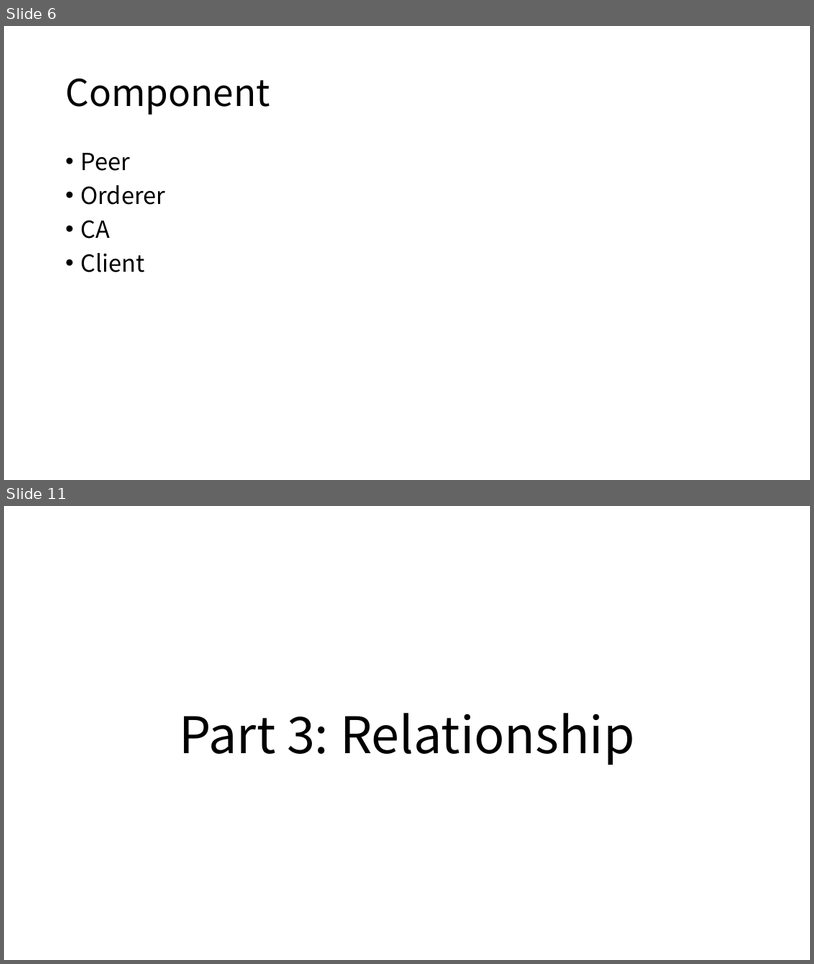
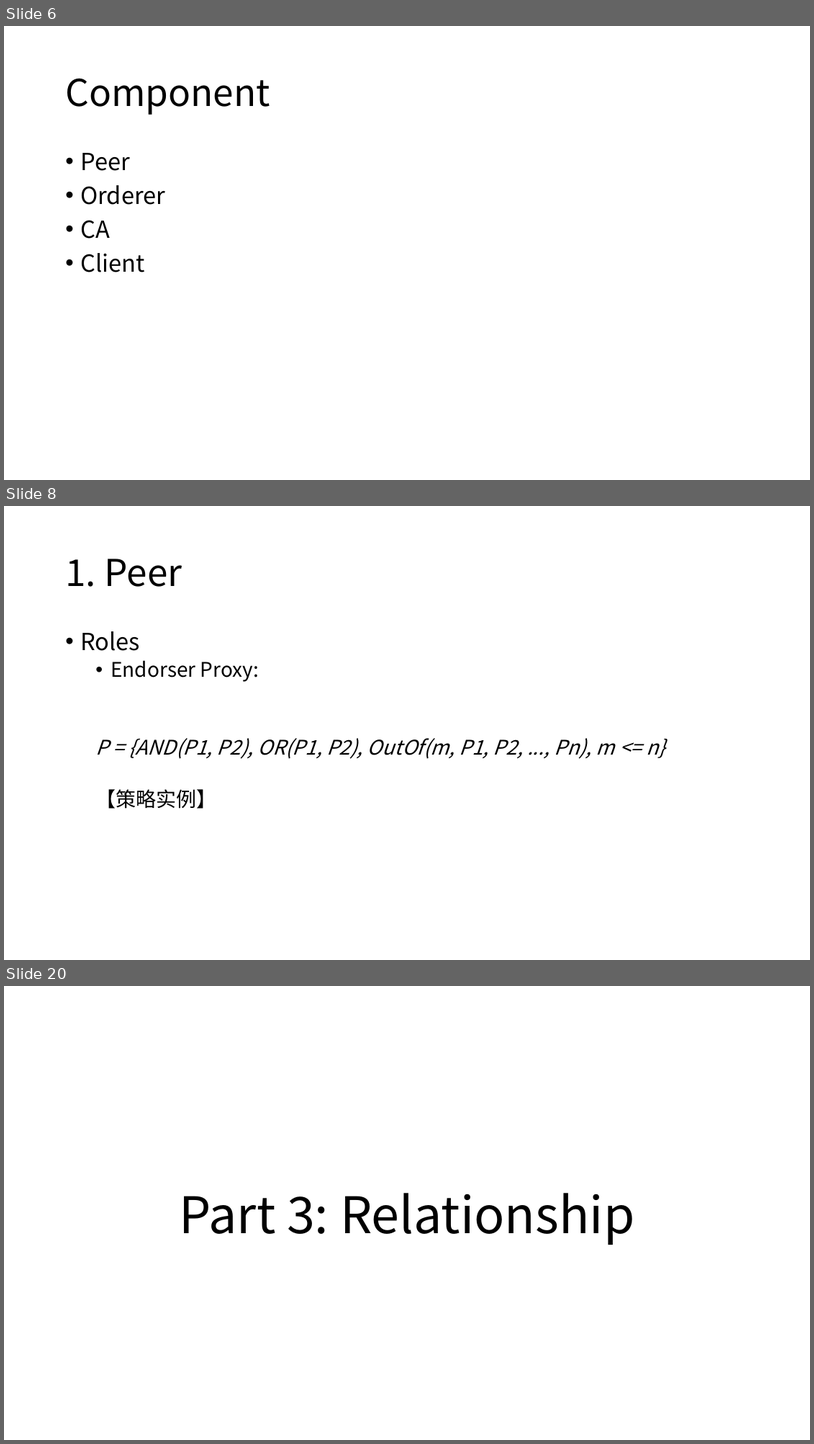
Before and after one commit to freekatz/Blockchain-Notes, a slide deck: fabric notes/【2020.12.26】Fabric Network Runtime Architecture.pptx. Shown one above the other, each under a label of ours: slides 6 and 11 before the commit, slides 6, 8 and 20 after it; the slides between them are not shown. The pictures are 814x964 and 814x1444 pixels, drawn with LibreOffice and Linux fonts; fonts in the diff are those of the drawing. Boxes give left, top, right and bottom in pixels: in the first picture for what was removed or moved away, otherwise in the second. Text is boxed around its words. In the diff, an @@ line names an element or a change of style, - is before the commit and + after.

```diff
--- a/fabric notes/【2020.12.26】Fabric Network Runtime Architecture.pptx
+++ b/fabric notes/【2020.12.26】Fabric Network Runtime Architecture.pptx
@@ slide 8 added at [4,506,810,960], background #FFFFFF @@
@@ title added at [65,559,183,587], 44 pt, text #000000 @@
+1. Peer
@@ text added at [80,631,666,808], 24 pt, text #000000, italic @@
+• Roles
+  • Endorser Proxy:
+  P = {AND(P1, P2), OR(P1, P2), OutOf(m, P1, P2, ..., Pn), m <= n}
+  【策略实例】
@@ what was slide 11 is now slide 20 @@
```
Also in this commit, not shown: 4 slides changed, 8 other slides added, 4 other files.
